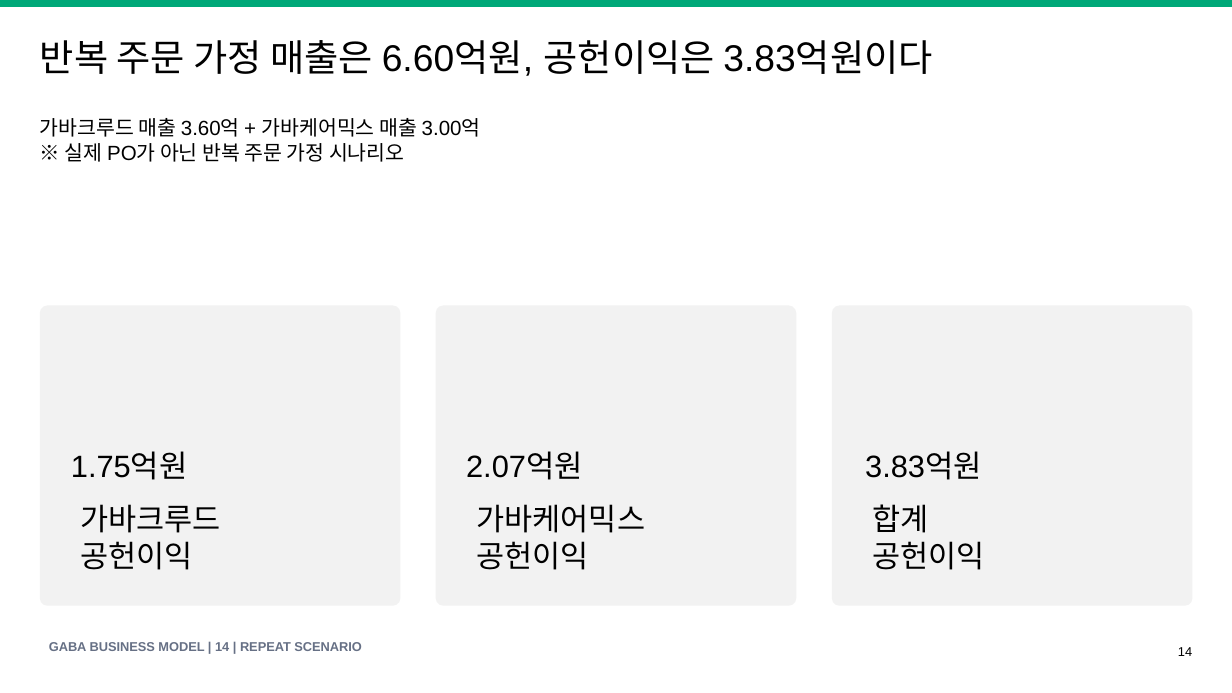
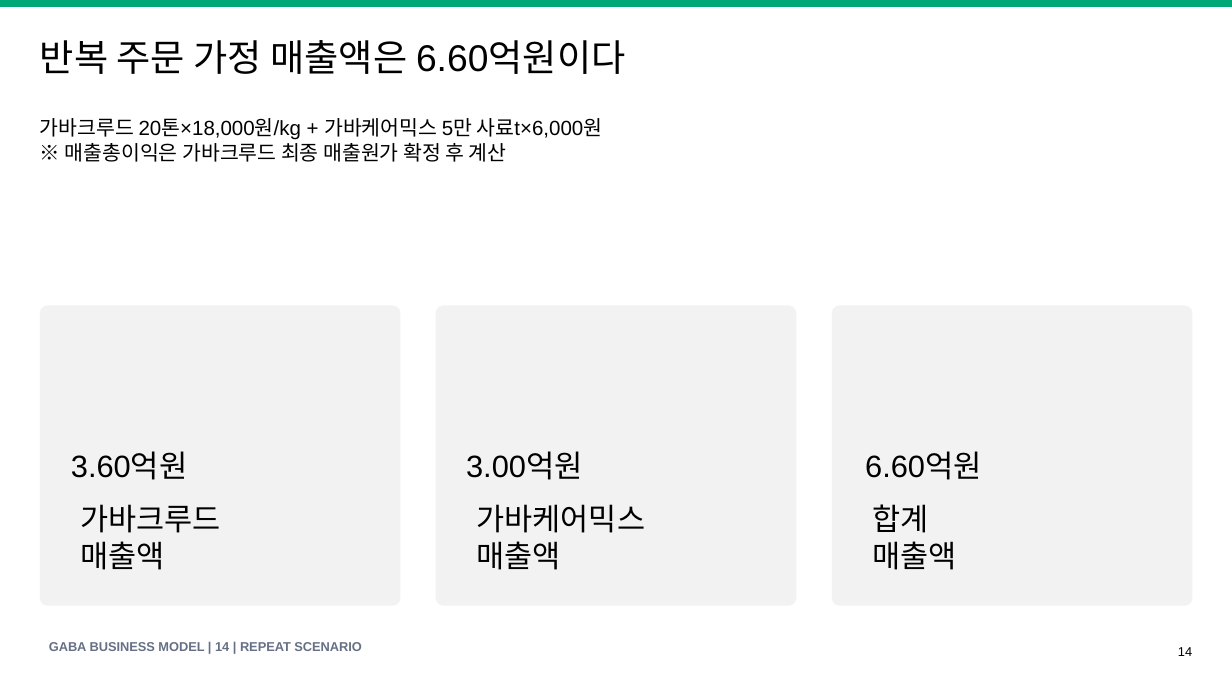
Before and after one commit to KRAdavid/gaba-feed-business-index, a slide deck: slide 14 of GABA_Feed_Business_Model_Speech_Deck_v1.pptx. Drawn at 1232x693 pixels with LibreOffice and Linux fonts; fonts in the diff are those of the drawing. Boxes give left, top, right and bottom in pixels: in the first picture for what was removed or moved away, otherwise in the second. Text is boxed around its words. In the diff, an @@ line names an element or a change of style, - is before the commit and + after.

```diff
--- a/GABA_Feed_Business_Model_Speech_Deck_v1.pptx
+++ b/GABA_Feed_Business_Model_Speech_Deck_v1.pptx
@@ text at bbox=[40, 40, 626, 74]: text changed @@
-반복 주문 가정 매출은 6.60억원, 공헌이익은 3.83억원이다
+반복 주문 가정 매출액은 6.60억원이다
@@ text at bbox=[40, 118, 602, 162]: text changed @@
-가바크루드 매출 3.60억 + 가바케어믹스 매출 3.00억
-※ 실제 PO가 아닌 반복 주문 가정 시나리오
+가바크루드 20톤×18,000원/kg + 가바케어믹스 5만 사료t×6,000원
+※ 매출총이익은 가바크루드 최종 매출원가 확정 후 계산
@@ text at bbox=[71, 453, 188, 480]: text changed @@
-1.75억원
+3.60억원
@@ text at bbox=[466, 453, 583, 480]: text changed @@
-2.07억원
+3.00억원
@@ text at bbox=[865, 453, 982, 480]: text changed @@
-3.83억원
+6.60억원
@@ text at bbox=[80, 541, 164, 570]: text changed @@
-공헌이익
+매출액
@@ text at bbox=[476, 541, 560, 570]: text changed @@
-공헌이익
+매출액
@@ text at bbox=[872, 541, 956, 570]: text changed @@
-공헌이익
+매출액
```
Also in this commit, not shown: 8 other slides changed, 10 other files.
